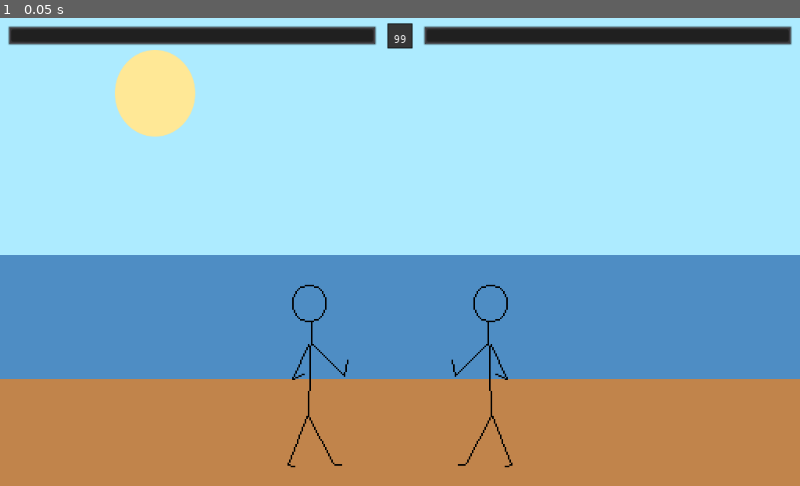
Above: before the commit, frame 1.
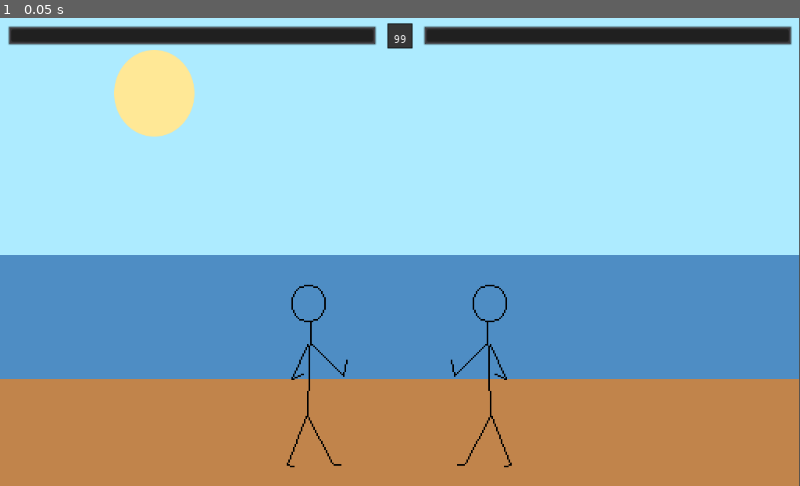
Above: after the commit, the same moment.

Repository: LukeSSJ/MiniFighter
Game: Godot game, scene res://Main.tscn
Two runs of this game, one before a commit and one after it. Both use one fixed random seed, a clock stepped at 60 frames per second and the inputs below.
Inputs:
- Up to frame 1 (0.05 s): no input

The runs differ from the first frame. In frame 1, 0.7% of the frame differs, in the area x 14-100%, y 0-100%.

Commit message:
Recovery

Diff:
--- a/Fireball.gd
+++ b/Fireball.gd
@@ -6,7 +6,8 @@
 
 func _ready():
 	is_projectile = true
-	vel = speed * scale.x
+	vel = speed * facing
+	scale.x = facing
 
 func _process(delta):
 	position.x += vel * delta
--- a/Hitbox.gd
+++ b/Hitbox.gd
@@ -10,6 +10,7 @@
 export var on_hit_action = ""
 
 var player
+var facing
 
 var is_projectile = false
 
--- /dev/null
+++ b/Knockdown.gd
@@ -0,0 +1,7 @@
+extends Node2D
+
+func can_recover():
+	owner.can_recover = true
+
+func recover():
+	owner.perform_action("Recover")
--- a/Main.gd
+++ b/Main.gd
@@ -22,7 +22,7 @@
 		p[i] = Player.instance()
 		p[i].controller = Controller.instance()
 		p[i].set_index(i)
-		p[i].position = Vector2(400, 0)
+		p[i].position = Vector2(400, 580)
 		if i == 1:
 			p[i].position.x = 1024 - 400
 		p[i].connect("take_damage", UI, "update_hp")
--- a/Main.tscn
+++ b/Main.tscn
@@ -8,6 +8,7 @@
 [ext_resource path="res://icons/timer.png" type="Texture" id=6]
 
 [node name="Main" type="Node2D"]
+position = Vector2( -1, 0 )
 script = ExtResource( 1 )
 
 [node name="Stage" type="Sprite" parent="."]
@@ -15,7 +16,6 @@
 centered = false
 
 [node name="Floor" type="Node2D" parent="."]
-position = Vector2( 0, 580 )
 
 [node name="TimerRoundStart" type="Timer" parent="."]
 wait_time = 0.1
@@ -45,20 +45,20 @@
 [node name="Timer" type="MarginContainer" parent="UI/Top/Bars"]
 margin_left = 496.0
 margin_right = 528.0
-margin_bottom = 39.0
+margin_bottom = 49.0
 rect_min_size = Vector2( 32, 32 )
 custom_constants/margin_top = 7
 
 [node name="TextureRect" type="TextureRect" parent="UI/Top/Bars/Timer"]
 margin_top = 7.0
 margin_right = 32.0
-margin_bottom = 39.0
+margin_bottom = 49.0
 texture = ExtResource( 6 )
 
 [node name="Number" type="Label" parent="UI/Top/Bars/Timer"]
-margin_top = 16.0
+margin_top = 21.0
 margin_right = 32.0
-margin_bottom = 30.0
+margin_bottom = 35.0
 text = "99"
 align = 1
 valign = 1
--- a/Player.gd
+++ b/Player.gd
@@ -17,6 +17,7 @@
 
 const WALL_LEFT_X = 20
 const WALL_RIGHT_X = 1024 - 20
+const FLOOR_Y = 580
 
 export var WALK_SPEED = 400
 export var JUMP_VEL = Vector2(300, -1600)
@@ -42,7 +43,9 @@
 var hitstop = false
 var in_blockstun = false
 var knockdown = false
+var can_recover = false
 var air_action = false
+var can_cancel = false
 var attack_hit = false
 var grab_point = false
 var normal = {
@@ -55,7 +58,6 @@
 
 func _ready():
 	half_width = $Collision.shape.extents.x
-	move_and_slide(Vector2(1,0), Vector2.UP)
 	perform_action("Stand")
 
 func set_index(set_index):
@@ -75,8 +77,10 @@
 
 	if (state == State.FREE or state == State.ATTACK) and active:
 		attempt_all_actions()
+	if can_recover and controller.button.a:
+		perform_action("Recover")
 	if grab_point:
-		other_player.position = grab_point.global_position
+		other_player.position = grab_point.global_position - Vector2(0,-120)
 	if !on_ground and gravity_enabled:
 		vel.y += GRAVITY
 	move_and_slide(vel, Vector2.UP)
@@ -94,9 +98,9 @@
 					position.x = WALL_RIGHT_X
 	position.x = clamp(position.x, WALL_LEFT_X, WALL_RIGHT_X)
 
-	on_ground = position.y >= 0
+	on_ground = position.y >= FLOOR_Y
 	if on_ground:
-		position.y = 0
+		position.y = FLOOR_Y
 		if friction_enabled:
 			vel.x = lerp(vel.x, 0, 0.25)
 		if vel.y > 0:
@@ -148,7 +152,7 @@
 			perform_action("Air")
 
 func attempt_normal(attack):
-	if state == State.FREE or (state == State.ATTACK and attack_hit):
+	if state == State.FREE or (can_cancel and attack_hit):
 		if !on_ground:
 			attack = normal[attack][0]
 		elif controller.dir.y == 1:
@@ -156,15 +160,18 @@
 		else:
 			attack = normal[attack][1]
 		perform_action(attack)
+		can_cancel = true
 
 func attempt_action(attack):
-	if state == State.FREE or (state == State.ATTACK and attack_hit):
+	if state == State.FREE or (can_cancel and attack_hit):
 		perform_action(attack)
 
 func perform_action(new_action):
 	gravity_enabled = true
 	friction_enabled = true
 	knockdown = false
+	can_recover = false
+	can_cancel = false
 	attack_hit = false
 	if on_ground:
 		vel.x = 0
@@ -177,6 +184,8 @@
 		combo_count = 0
 		combo_damage = 0
 		emit_signal("set_combo_count", self)
+	elif new_action == "Knockdown":
+		state = State.HITSTUN
 	else:
 		state = State.ATTACK
 	var old = $Pivot.get_node(action)
@@ -209,6 +218,10 @@
 				if !on_ground:
 					return
 	var damage = hitbox.damage
+	var x_mod = hitbox.facing
+	if !x_mod:
+		x_mod = hitbox.owner.facing
+	var apply_pushback = false
 	if blocked:
 		if controller.dir.y == 1:
 			perform_action("CrouchBlock")
@@ -216,19 +229,23 @@
 			perform_action("Block")
 		in_blockstun = true
 		damage *= hitbox.chip_mod
-		vel.x = hitbox.pushback * hitbox.player.facing
+		apply_pushback = true
 	else:
 		perform_action("Hitstun")
 		if !on_ground:
 			vel = hitbox.juggle
-			vel.x *= hitbox.owner.facing
+			vel.x *= x_mod
 			knockdown = true
-		if hitbox.launch:
+		elif hitbox.launch:
 			vel = hitbox.launch
-			vel.x *= hitbox.owner.facing
+			vel.x *= x_mod
 			knockdown = true
 		else:
-			vel.x = hitbox.pushback * hitbox.player.facing
+			apply_pushback = true
+	if apply_pushback:
+		vel.x = hitbox.pushback * x_mod
+		if abs(position.x - WALL_LEFT_X) < 5 or abs(position.x - WALL_RIGHT_X) < 5:
+			other_player.vel.x = hitbox.pushback * x_mod * -1
 	if combo_count > 0:
 		damage *= 0.3
 	combo_count += 1
--- a/Player.tscn
+++ b/Player.tscn
@@ -28,6 +28,8 @@
 [ext_resource path="res://Mover.gd" type="Script" id=26]
 [ext_resource path="res://player/spin_kick.png" type="Texture" id=27]
 [ext_resource path="res://player/knockdown.png" type="Texture" id=28]
+[ext_resource path="res://Knockdown.gd" type="Script" id=29]
+[ext_resource path="res://Recover.gd" type="Script" id=30]
 
 [sub_resource type="RectangleShape2D" id=1]
 extents = Vector2( 22, 100 )
@@ -103,7 +105,6 @@
 }
 
 [sub_resource type="Animation" id=17]
-resource_name = "2B"
 length = 0.65
 step = 0.05
 tracks/0/type = "value"
@@ -132,7 +133,6 @@
 }
 
 [sub_resource type="Animation" id=18]
-resource_name = "2C"
 tracks/0/type = "value"
 tracks/0/path = NodePath("Pivot/2C/Sprite:frame")
 tracks/0/interp = 1
@@ -189,36 +189,24 @@
 length = 0.6
 step = 0.05
 tracks/0/type = "value"
-tracks/0/path = NodePath("Pivot/5C/Hitbox/CollisionShape2D:disabled")
-tracks/0/interp = 1
-tracks/0/loop_wrap = true
-tracks/0/imported = false
-tracks/0/enabled = true
-tracks/0/keys = {
-"times": PoolRealArray( 0.15, 0.3 ),
-"transitions": PoolRealArray( 1, 1 ),
-"update": 1,
-"values": [ false, true ]
-}
-tracks/1/type = "value"
-tracks/1/path = NodePath("Pivot/5B/Sprite:frame")
-tracks/1/interp = 1
-tracks/1/loop_wrap = true
-tracks/1/imported = false
-tracks/1/enabled = true
-tracks/1/keys = {
+tracks/0/path = NodePath("Pivot/5B/Sprite:frame")
+tracks/0/interp = 1
+tracks/0/loop_wrap = true
+tracks/0/imported = false
+tracks/0/enabled = true
+tracks/0/keys = {
 "times": PoolRealArray( 0, 0.15, 0.4 ),
 "transitions": PoolRealArray( 1, 1, 1 ),
 "update": 1,
 "values": [ 0, 1, 2 ]
 }
-tracks/2/type = "value"
-tracks/2/path = NodePath("Pivot/5B/Hitbox/CollisionShape2D:disabled")
-tracks/2/interp = 1
-tracks/2/loop_wrap = true
-tracks/2/imported = false
-tracks/2/enabled = true
-tracks/2/keys = {
+tracks/1/type = "value"
+tracks/1/path = NodePath("Pivot/5B/Hitbox/CollisionShape2D:disabled")
+tracks/1/interp = 1
+tracks/1/loop_wrap = true
+tracks/1/imported = false
+tracks/1/enabled = true
+tracks/1/keys = {
 "times": PoolRealArray( 0, 0.15, 0.4 ),
 "transitions": PoolRealArray( 1, 1, 1 ),
 "update": 1,
@@ -437,7 +425,41 @@
 }
 
 [sub_resource type="Animation" id=33]
-resource_name = "Knockdown"
+tracks/0/type = "method"
+tracks/0/path = NodePath("Pivot/Knockdown")
+tracks/0/interp = 1
+tracks/0/loop_wrap = true
+tracks/0/imported = false
+tracks/0/enabled = true
+tracks/0/keys = {
+"times": PoolRealArray( 0.1, 1 ),
+"transitions": PoolRealArray( 1, 1 ),
+"values": [ {
+"args": [  ],
+"method": "can_recover"
+}, {
+"args": [  ],
+"method": "recover"
+} ]
+}
+tracks/1/type = "method"
+tracks/1/path = NodePath(".")
+tracks/1/interp = 1
+tracks/1/loop_wrap = true
+tracks/1/imported = false
+tracks/1/enabled = true
+tracks/1/keys = {
+"times": PoolRealArray( 0 ),
+"transitions": PoolRealArray( 1 ),
+"values": [ {
+"args": [  ],
+"method": "invul_on"
+} ]
+}
+
+[sub_resource type="Animation" id=38]
+resource_name = "Recover"
+length = 0.3
 tracks/0/type = "method"
 tracks/0/path = NodePath(".")
 tracks/0/interp = 1
@@ -445,9 +467,26 @@
 tracks/0/imported = false
 tracks/0/enabled = true
 tracks/0/keys = {
-"times": PoolRealArray(  ),
-"transitions": PoolRealArray(  ),
-"values": [  ]
+"times": PoolRealArray( 0 ),
+"transitions": PoolRealArray( 1 ),
+"values": [ {
+"args": [  ],
+"method": "invul_on"
+} ]
+}
+tracks/1/type = "method"
+tracks/1/path = NodePath("Pivot/Recover")
+tracks/1/interp = 1
+tracks/1/loop_wrap = true
+tracks/1/imported = false
+tracks/1/enabled = true
+tracks/1/keys = {
+"times": PoolRealArray( 0 ),
+"transitions": PoolRealArray( 1 ),
+"values": [ {
+"args": [  ],
+"method": "hop"
+} ]
 }
 
 [sub_resource type="Animation" id=34]
@@ -647,6 +686,7 @@
 }
 
 [node name="Player" type="KinematicBody2D"]
+show_behind_parent = true
 script = ExtResource( 1 )
 GRAVITY = 80
 
@@ -716,11 +756,21 @@
 
 [node name="Knockdown" type="Node2D" parent="Pivot"]
 visible = false
+script = ExtResource( 29 )
 
 [node name="Sprite" type="Sprite" parent="Pivot/Knockdown"]
 scale = Vector2( 2, 2 )
 texture = ExtResource( 28 )
 offset = Vector2( 0, 32 )
+
+[node name="Recover" type="Node2D" parent="Pivot"]
+visible = false
+script = ExtResource( 30 )
+
+[node name="Sprite" type="Sprite" parent="Pivot/Recover"]
+scale = Vector2( 2, 2 )
+texture = ExtResource( 2 )
+flip_v = true
 
 [node name="5A" type="Node2D" parent="Pivot"]
 visible = false
@@ -735,6 +785,7 @@
 [node name="Hitbox" parent="Pivot/5A" instance=ExtResource( 4 )]
 damage = 4
 chip_mod = 0.1
+hitstun = 0.3
 
 [node name="CollisionShape2D" type="CollisionShape2D" parent="Pivot/5A/Hitbox"]
 position = Vector2( 40, -34 )
@@ -752,6 +803,7 @@
 
 [node name="Hitbox" parent="Pivot/5B" instance=ExtResource( 4 )]
 chip_mod = 0.1
+pushback = 400
 
 [node name="CollisionShape2D" type="CollisionShape2D" parent="Pivot/5B/Hitbox"]
 position = Vector2( 54, 41 )
@@ -771,6 +823,9 @@
 [node name="Hitbox" parent="Pivot/5C" instance=ExtResource( 4 )]
 damage = 14
 chip_mod = 0.1
+pushback = 600
+juggle = Vector2( 400, -1300 )
+hitstun = 0.6
 
 [node name="CollisionShape2D" type="CollisionShape2D" parent="Pivot/5C/Hitbox"]
 position = Vector2( 102, -13 )
@@ -789,6 +844,7 @@
 [node name="Hitbox" parent="Pivot/2A" instance=ExtResource( 4 )]
 damage = 3
 chip_mod = 0.1
+hitstun = 0.25
 guard = 1
 
 [node name="CollisionShape2D" type="CollisionShape2D" parent="Pivot/2A/Hitbox"]
@@ -947,6 +1003,7 @@
 [node name="Uppercut" type="Node2D" parent="Pivot"]
 visible = false
 script = ExtResource( 26 )
+run_speed = 400
 
 [node name="Sprite" type="Sprite" parent="Pivot/Uppercut"]
 scale = Vector2( 2, 2 )
@@ -956,7 +1013,7 @@
 
 [node name="Hitbox" parent="Pivot/Uppercut" instance=ExtResource( 4 )]
 damage = 12
-launch = Vector2( 500, -1800 )
+launch = Vector2( 300, -1800 )
 
 [node name="CollisionShape2D" type="CollisionShape2D" parent="Pivot/Uppercut/Hitbox"]
 position = Vector2( 29, -1 )
@@ -965,6 +1022,8 @@
 
 [node name="Hitbox2" parent="Pivot/Uppercut" instance=ExtResource( 4 )]
 damage = 8
+juggle = Vector2( 100, -1400 )
+hitstun = 1.0
 
 [node name="CollisionShape2D" type="CollisionShape2D" parent="Pivot/Uppercut/Hitbox2"]
 position = Vector2( 20, -67 )
@@ -991,6 +1050,12 @@
 position = Vector2( 2, 31 )
 shape = SubResource( 15 )
 disabled = true
+
+[node name="TimerStun" type="Timer" parent="."]
+one_shot = true
+
+[node name="TimerHitstop" type="Timer" parent="."]
+one_shot = true
 
 [node name="Actions" type="AnimationPlayer" parent="."]
 anims/2A = SubResource( 16 )
@@ -1011,16 +1076,11 @@
 anims/JC = SubResource( 31 )
 anims/Jump = SubResource( 32 )
 anims/Knockdown = SubResource( 33 )
+anims/Recover = SubResource( 38 )
 anims/SpinKick = SubResource( 34 )
 anims/Stand = SubResource( 35 )
 anims/Throw = SubResource( 36 )
 anims/Uppercut = SubResource( 37 )
-
-[node name="TimerStun" type="Timer" parent="."]
-one_shot = true
-
-[node name="TimerHitstop" type="Timer" parent="."]
-one_shot = true
-[connection signal="animation_finished" from="Actions" to="." method="action_end"]
 [connection signal="timeout" from="TimerStun" to="." method="stun_end"]
 [connection signal="timeout" from="TimerHitstop" to="." method="hitstop_end"]
+[connection signal="animation_finished" from="Actions" to="." method="action_end"]
--- /dev/null
+++ b/Recover.gd
@@ -0,0 +1,4 @@
+extends Node2D
+
+func hop():
+	owner.vel = Vector2(owner.controller.dir.x * owner.facing * 300, -600)
--- a/ThrowFireball.gd
+++ b/ThrowFireball.gd
@@ -6,5 +6,5 @@
 	var projectile = Projectile.instance()
 	projectile.player = owner
 	projectile.position = $Point.global_position
-	projectile.scale.x = owner.facing
+	projectile.facing = owner.facing
 	get_tree().current_scene.add_child(projectile)
--- a/project.godot
+++ b/project.godot
@@ -122,15 +122,18 @@
 }
 p2_a={
 "deadzone": 0.5,
-"events": [  ]
+"events": [ Object(InputEventKey,"resource_local_to_scene":false,"resource_name":"","device":0,"alt":false,"shift":false,"control":false,"meta":false,"command":false,"pressed":false,"scancode":85,"unicode":0,"echo":false,"script":null)
+ ]
 }
 p2_b={
 "deadzone": 0.5,
-"events": [  ]
+"events": [ Object(InputEventKey,"resource_local_to_scene":false,"resource_name":"","device":0,"alt":false,"shift":false,"control":false,"meta":false,"command":false,"pressed":false,"scancode":73,"unicode":0,"echo":false,"script":null)
+ ]
 }
 p2_c={
 "deadzone": 0.5,
-"events": [  ]
+"events": [ Object(InputEventKey,"resource_local_to_scene":false,"resource_name":"","device":0,"alt":false,"shift":false,"control":false,"meta":false,"command":false,"pressed":false,"scancode":79,"unicode":0,"echo":false,"script":null)
+ ]
 }
 
 [rendering]
Not shown: 1 places in Player.tscn that only renumber resources
